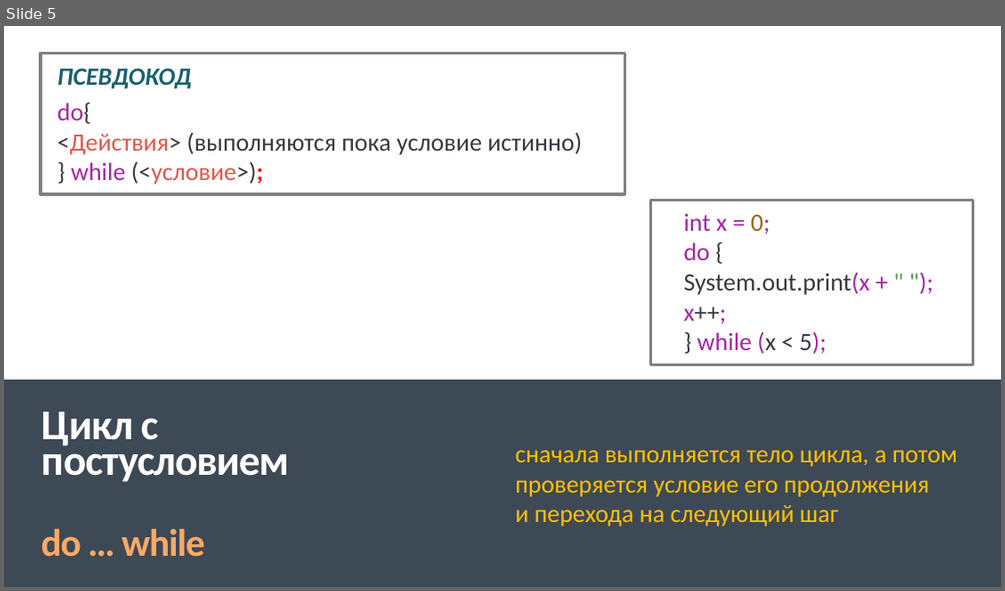
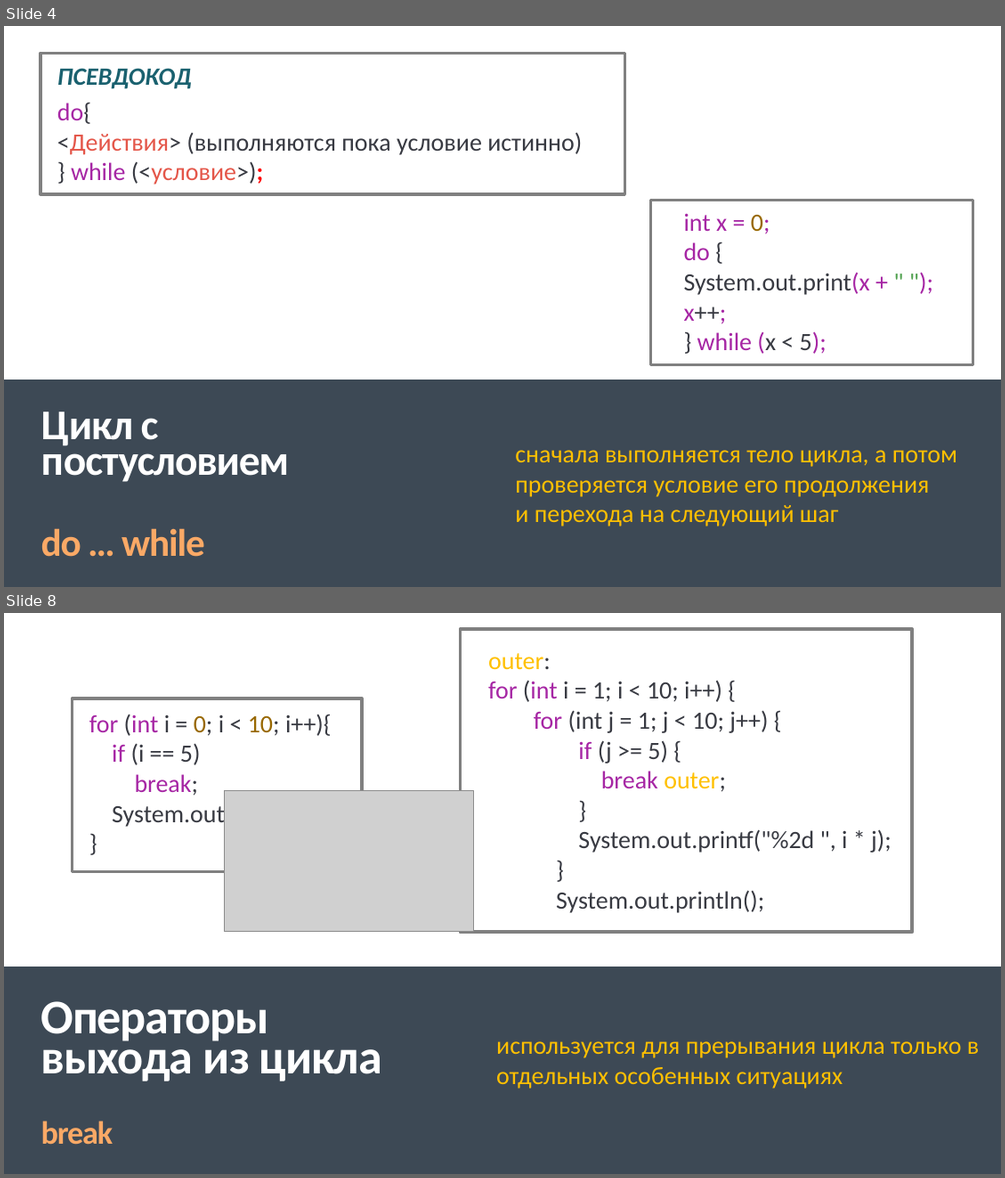
Before and after one commit to IriEfremova/LessonsCube, a slide deck: Samsung/Lesson6/Циклы в Java.pptx. Shown one above the other, each under a label of ours: slide 5 before the commit, slides 4 and 8 after it; the slides between them are not shown. The pictures are 1005x591 and 1005x1178 pixels, drawn with LibreOffice and Linux fonts; fonts in the diff are those of the drawing; grey boxes stand for pictures. Boxes give left, top, right and bottom in pixels: in the first picture for what was removed or moved away, otherwise in the second. Text is boxed around its words. In the diff, an @@ line names an element or a change of style, - is before the commit and + after.

```diff
--- a/Samsung/Lesson6/Циклы в Java.pptx
+++ b/Samsung/Lesson6/Циклы в Java.pptx
@@ slide 8 added at box(4, 613, 1001, 1174), background #FFFFFF; not listed: 2 template elements that a slide beside it also shows @@
@@ rectangle added at box(4, 613, 1001, 1174), fill #FFFFFF @@
@@ rectangle added at box(461, 629, 913, 933), outline #808080 3 pt @@
@@ text added at box(488, 653, 891, 913), 24 pt, text #383A42 @@
+outer:
+for (int i = 1; i < 10; i++) {
+for (int j = 1; j < 10; j++) {
+if (j >= 5) {
+break outer;
+}
+System.out.printf("%2d ", i * j);
+}
+System.out.println();
@@ rectangle added at box(72, 698, 362, 872), outline #808080 3 pt @@
@@ text added at box(89, 714, 332, 828), 24 pt, text #383A42 @@
+for (int i = 0; i < 10; i++){
+if (i == 5)
+break;
+System.out.println(i);
+}
@@ picture added at box(225, 791, 474, 932) @@
@@ rectangle added at box(4, 966, 1001, 1174), fill #3D4955 @@
@@ text added at box(41, 1001, 382, 1144), 46.5 pt, text #FFFFFF, bold @@
+Операторы выхода из цикла
+break
@@ text added at box(496, 1041, 979, 1088), 24 pt, text #FFC000 @@
+используется для прерывания цикла только в отдельных особенных ситуациях
@@ what was slide 5 is now slide 4 @@
```
Also in this commit, not shown: 1 slide changed, 7 other slides added, 1 slide removed.
